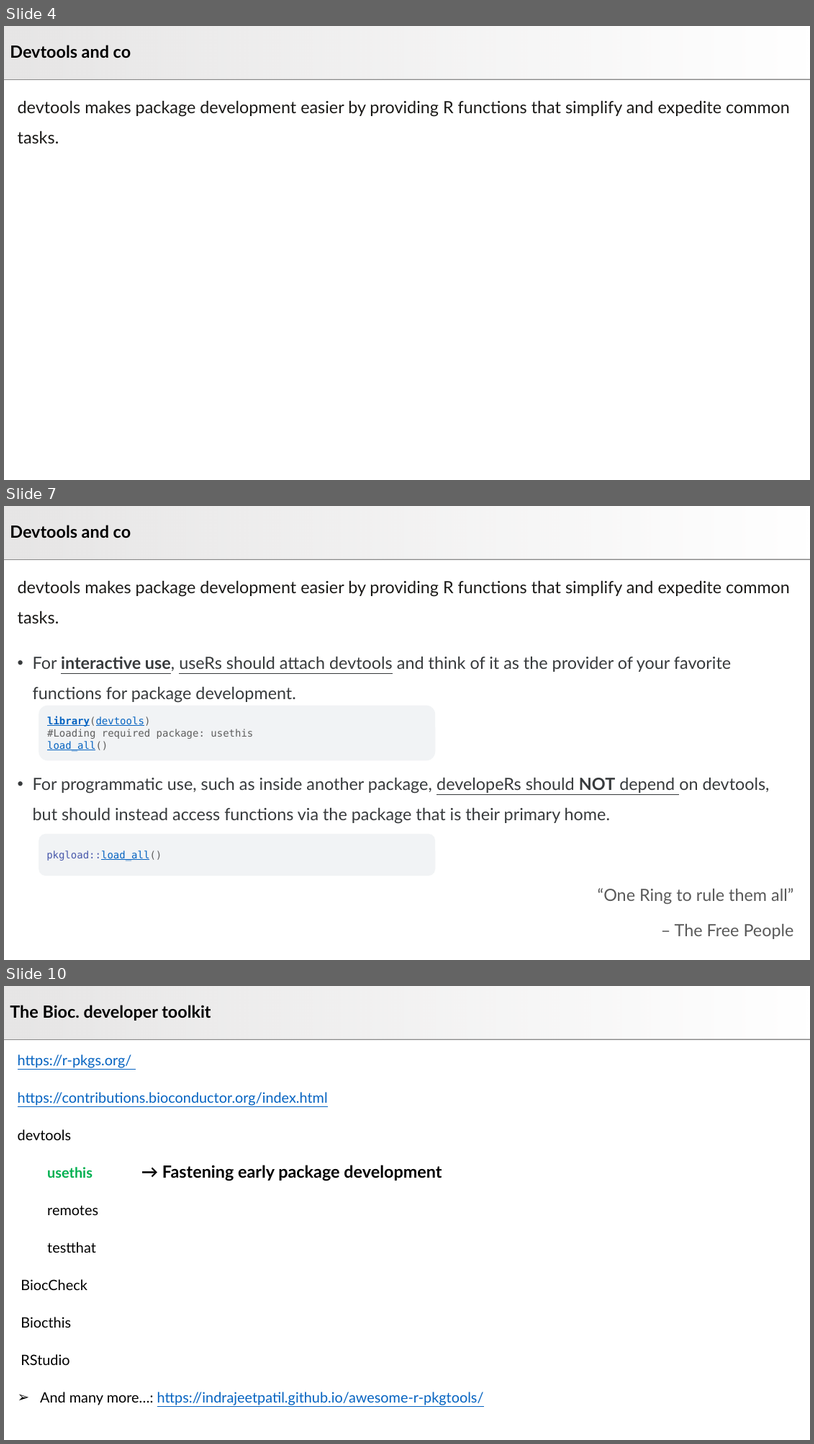
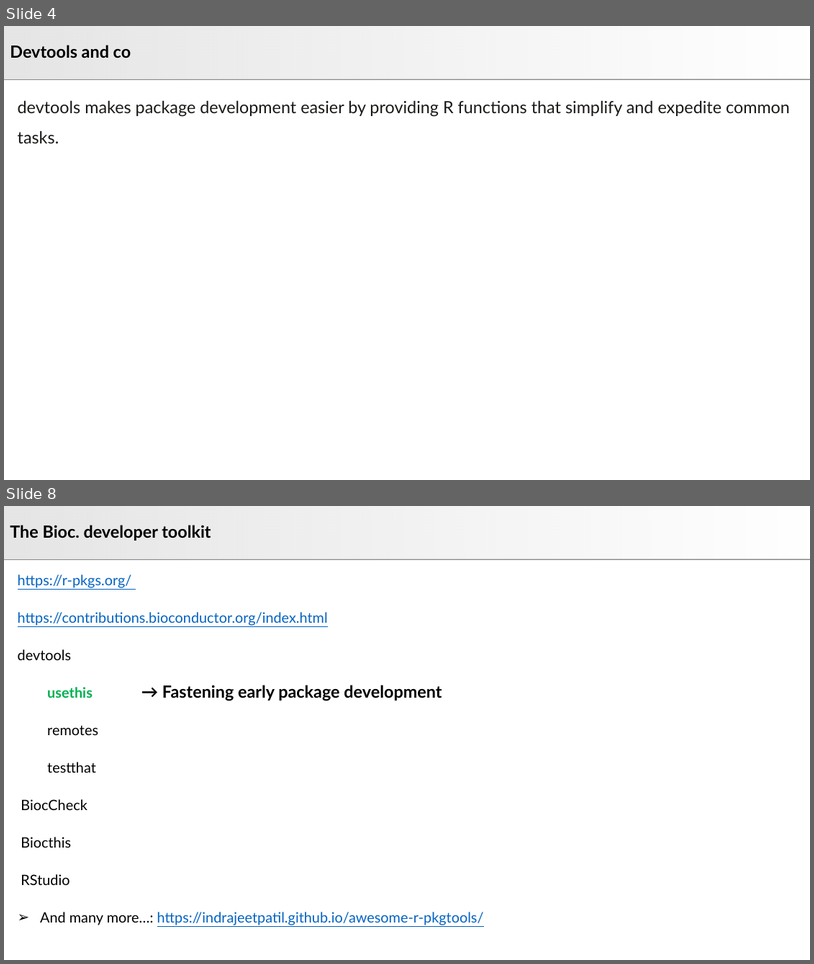
Before and after one commit to js2264/Bioc-workshop, a slide deck: static/Presentations/3_Developer-toolkit.pptx. Shown one above the other, each under a label of ours: slides 4, 7 and 10 before the commit, slides 4 and 8 after it; the slides between them are not shown. The pictures are 814x1444 and 814x964 pixels, drawn with LibreOffice and Linux fonts; fonts in the diff are those of the drawing. Boxes give left, top, right and bottom in pixels: in the first picture for what was removed or moved away, otherwise in the second. Text is boxed around its words. In the diff, an @@ line names an element or a change of style, - is before the commit and + after.

```diff
--- a/static/Presentations/3_Developer-toolkit.pptx
+++ b/static/Presentations/3_Developer-toolkit.pptx
@@ slide 7 removed at (4, 506, 810, 960), background #FFFFFF; not listed: 1 template element that a slide beside it also shows @@
@@ title removed at (4, 506, 810, 559) @@
-Devtools and co
@@ text removed at (18, 580, 795, 939) @@
-devtools makes package development easier by providing R functions that simplify and expedite common tasks.
-• For interactive use, useRs should attach devtools and think of it as the provider of your favorite functions for package development.
-• For programmatic use, such as inside another package, developeRs should NOT depend on devtools, but should instead access functions via the package that is their primary home.
-“One Ring to rule them all”
-– The Free People
@@ rounded rectangle removed at (39, 705, 435, 760) @@
-library(devtools)
-#Loading required package: usethis
-load_all()
@@ rounded rectangle removed at (39, 834, 435, 875) @@
-pkgload::load_all()
@@ what was slide 10 is now slide 8 @@
```
Also in this commit, not shown: 4 slides changed, 1 other slide removed, 3 other files.
